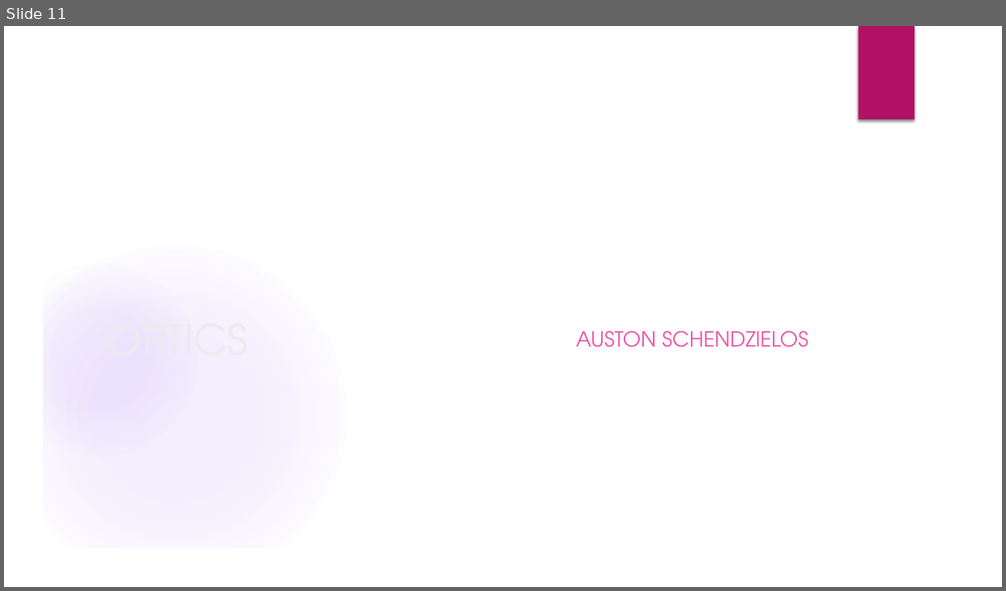
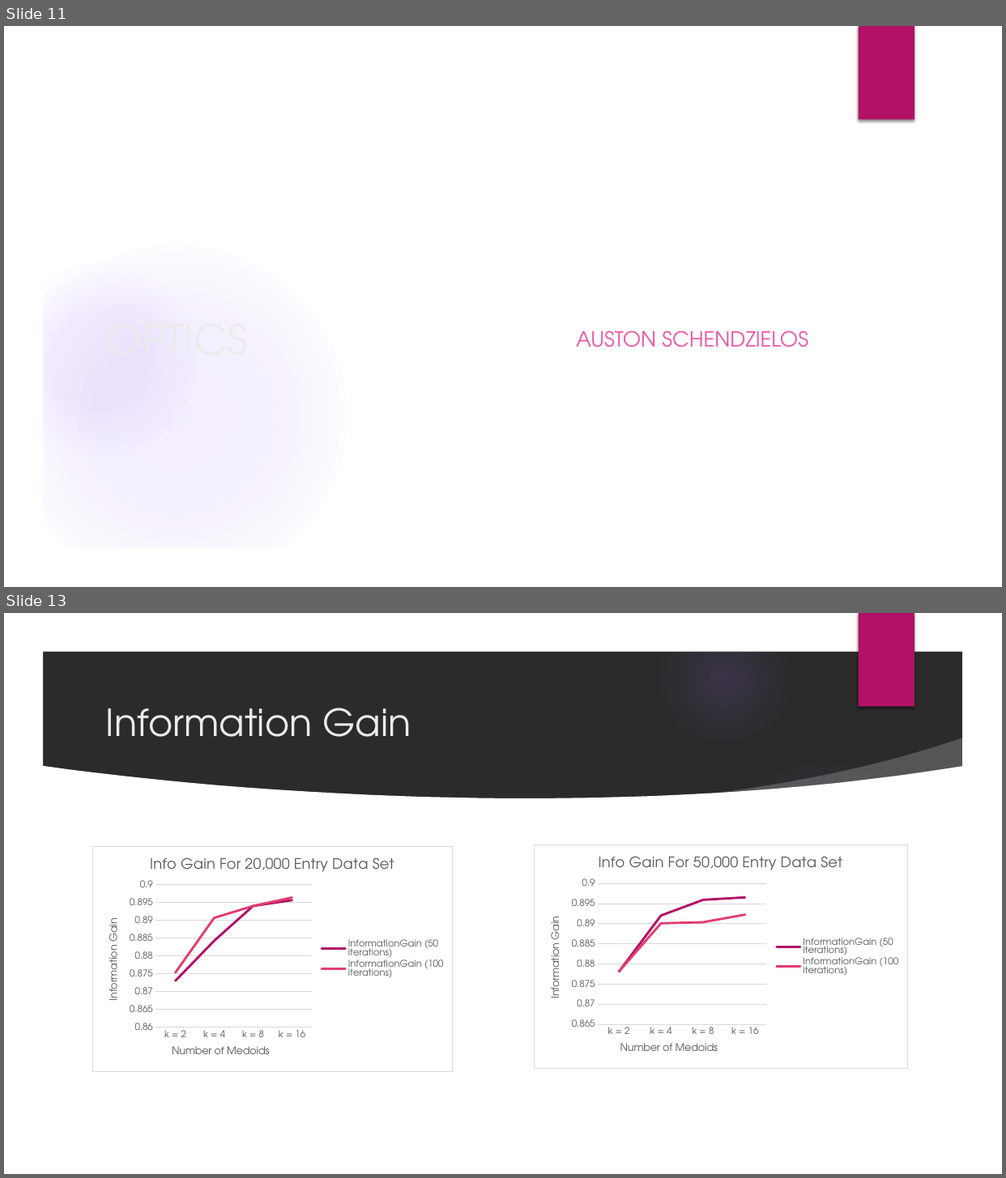
Before and after one commit to Austhyma/DataMining_Project, a slide deck: FinalPresentation.pptx. Shown one above the other, each under a label of ours: slide 11 before the commit, slides 11 and 13 after it; the slides between them are not shown. The pictures are 1006x591 and 1006x1178 pixels, drawn with LibreOffice and Linux fonts; fonts in the diff are those of the drawing; background and template pictures are left out; a plain dark background stands for a picture behind light text. Boxes give left, top, right and bottom in pixels: in the first picture for what was removed or moved away, otherwise in the second. Text is boxed around its words. In the diff, an @@ line names an element or a change of style, - is before the commit and + after.

```diff
--- a/FinalPresentation.pptx
+++ b/FinalPresentation.pptx
@@ slide 13 added at (4,613,1002,1174), background picture (left out); not listed: 6 template elements that a slide beside it also shows @@
@@ title added at (106,708,411,737), 36 pt, text #EBEBEB @@
+Information Gain
@@ freeform shape added at (698,738,971,820), fill #FFFFFF at 20% opacity @@
@@ ellipse added at (709,750,939,981), fill gradient #9B6BF2 @@
@@ freeform shape added at (41,766,965,1137), fill #FFFFFF @@
@@ line chart added at (92,845,454,1072) @@
+title "Info Gain For 20,000 Entry Data Set"
+categories: k = 2, k = 4, k = 8, k = 16
+InformationGain (50 iterations): 0.87, 0.88, 0.89, 0.9
+InformationGain (100 iterations): 0.88, 0.89, 0.89, 0.9
@@ line chart added at (534,845,908,1069) @@
+title "Info Gain For 50,000 Entry Data Set"
+categories: k = 2, k = 4, k = 8, k = 16
+InformationGain (50 iterations): 0.88, 0.89, 0.9, 0.9
+InformationGain (100 iterations): 0.88, 0.89, 0.89, 0.89
```
Also in this commit, not shown: 3 other slides added, 1 other file.
